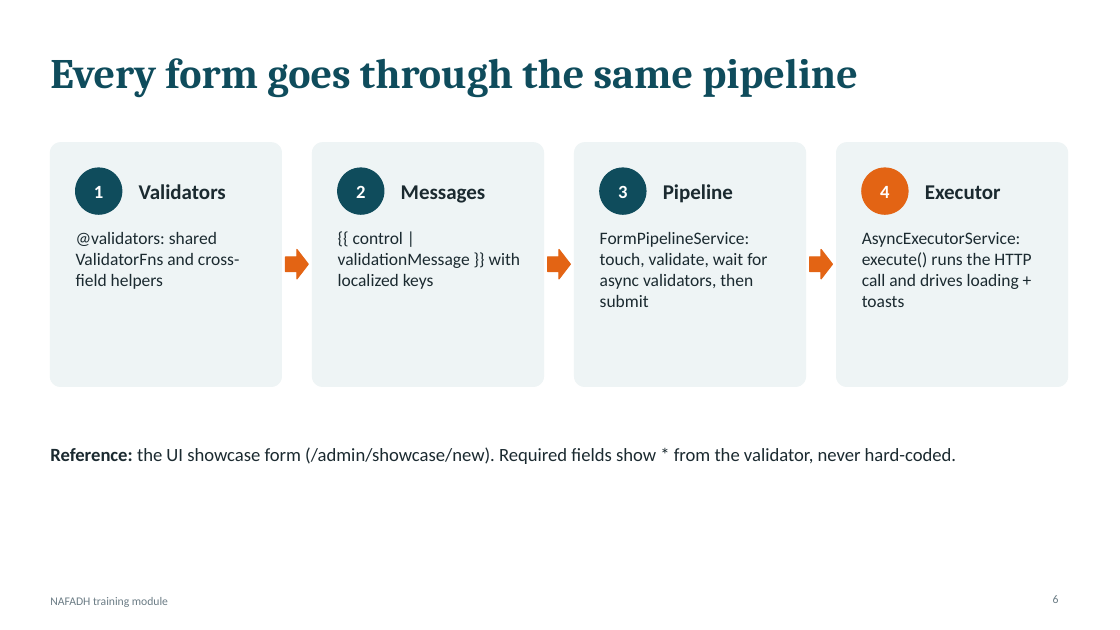
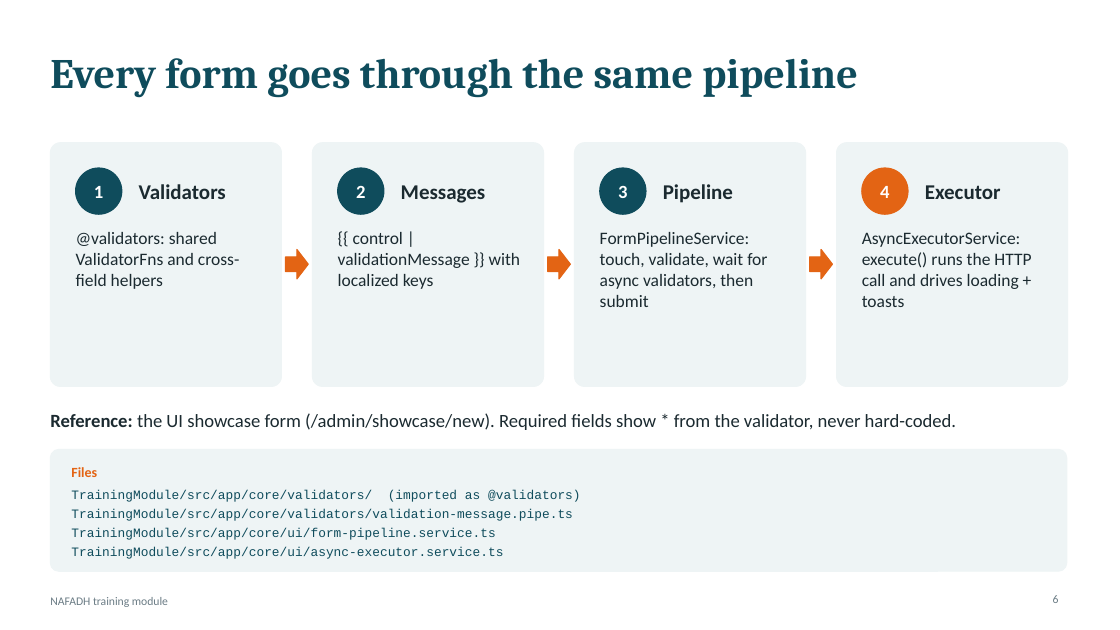
Before and after one commit to TRA-Projects/nafadh_trainning, a slide deck: slide 6 of docs/training-standards.pptx. Drawn at 1120x630 pixels with LibreOffice and Linux fonts; fonts in the diff are those of the drawing. Boxes give left, top, right and bottom in pixels: in the first picture for what was removed or moved away, otherwise in the second. Text is boxed around its words. In the diff, an @@ line names an element or a change of style, - is before the commit and + after.

```diff
--- a/docs/training-standards.pptx
+++ b/docs/training-standards.pptx
@@ text "Reference: the UI showcase form ...": place and size @@
-text "Reference: the UI showcase form ..." at box(50, 447, 956, 464)
+text "Reference: the UI showcase form ..." at box(50, 413, 956, 430)
@@ rounded rectangle added at box(50, 450, 1067, 571), fill #EEF4F5, outline #EEF4F5 1 pt @@
@@ text added at box(71, 467, 97, 477), 12 pt, text #E36414, bold @@
+Files
@@ text added at box(71, 490, 581, 559), 11 pt, text #0F4C5C @@
+TrainingModule/src/app/core/validators/ (imported as @validators)
+TrainingModule/src/app/core/validators/validation-message.pipe.ts
+TrainingModule/src/app/core/ui/form-pipeline.service.ts
+TrainingModule/src/app/core/ui/async-executor.service.ts
```
Also in this commit, not shown: 11 other slides changed.
